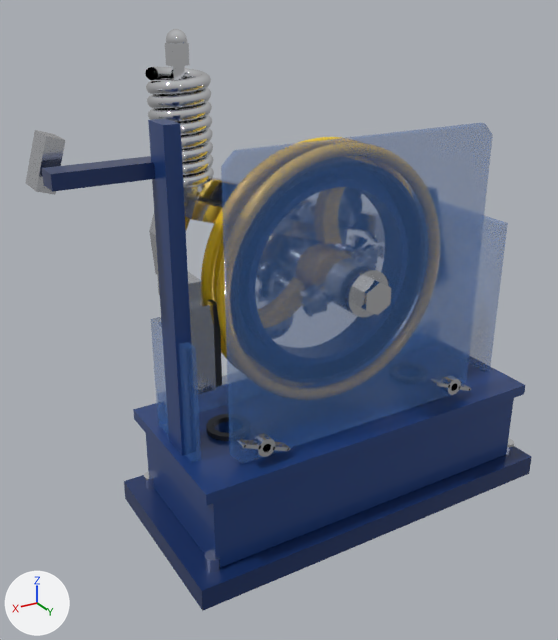
A saved change to the glTF model models/gltf/overspeed_governor.glb.
Camera for both pictures: a camera (50 mm lens) standing at (0.361, 0.52, 0.451) and looking at (0.045, -0.006, 0.188). Every picture has the same lights, and +X, +Y and +Z are marked at lower left. The picture after the commit comes second. Vertices at exactly the same position are counted once.

The older version as bpy lines, for what is in view:
```python
ob_baseframe = bpy.data.objects.new('BaseFrame', me_cube)
ob_baseframe.location = (0.0, 0.0, 0.0)
ob_catch = bpy.data.objects.new('Catch', me_catchplate)
ob_catch.location = (0.0, -0.053, 0.268)
ob_cover = bpy.data.objects.new('Cover', me_cube_010)
ob_cover.location = (0.0, 0.0, 0.0)
# also in view: 'Pulley' at (0.0, -0.014, 0.225); 'Spring' at (0.107, -0.054, 0.362)
```
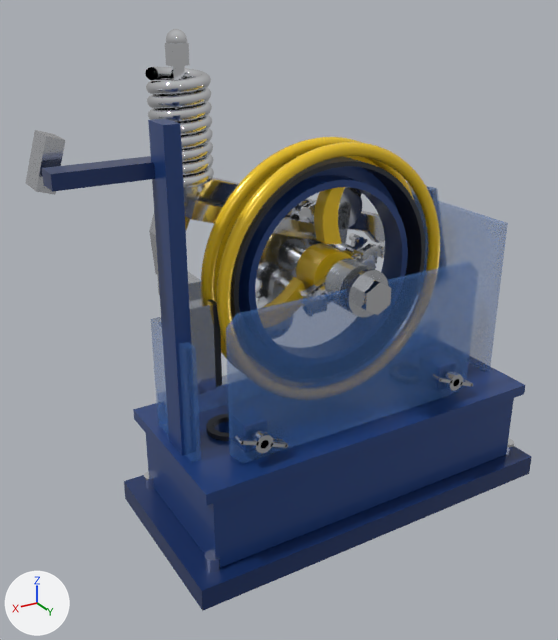
Where the change shows, as pixel boxes (x1, y1, x2, y2) in the pictures (558 x 640 px; the box of a moved part takes in the faces that stretch with it):
'Cover', reshaped (23% shorter): before (151, 122, 508, 464); after (151, 201, 508, 463)
part 1 of me_cube_010, moved or reshaped: before (441, 375, 461, 395); after (443, 371, 463, 391)
part 2 of me_cube_010, moved or reshaped: before (433, 379, 450, 388); after (434, 374, 453, 383)
part 3 of me_cube_010, moved or reshaped: before (430, 379, 439, 386); after (432, 374, 441, 381)
part 4 of me_cube_010, moved or reshaped: before (458, 384, 470, 391); after (460, 379, 472, 387)
part 5 of me_cube_010, moved or reshaped: before (263, 444, 271, 452); after (261, 440, 268, 447)
part 6 of me_cube_010, moved or reshaped: before (254, 434, 276, 457); after (252, 430, 273, 453)
part 7 of me_cube_010, moved or reshaped: before (240, 439, 261, 449); after (237, 435, 258, 446)
part 8 of me_cube_010, moved or reshaped: before (237, 439, 246, 448); after (235, 435, 243, 444)
part 9 of me_cube_010, moved or reshaped: before (273, 442, 289, 451); after (271, 438, 287, 448)
part 10 of me_cube_010, moved or reshaped: before (221, 122, 493, 462); after (226, 262, 477, 462)

Patch to the scene script:
```diff
--- a/models/gltf/overspeed_governor.glb.py
+++ b/models/gltf/overspeed_governor.glb.py
@@ me_cube_010 @@
 # used by ob_cover; location = (0.0, 0.0, 0.0)
-me_cube_010.from_pydata(...)  # 2500 vertices, 4912 faces; spans x -0.176..0.149, y -0.087..0.072, z 0.1..0.35
+me_cube_010.from_pydata(...)  # 2500 vertices, 4912 faces; spans x -0.176..0.149, y -0.087..0.072, z 0.1..0.252
+# me_cube_010 part 1: the loose piece of 40 vertices spanning x -0.107..-0.091, y 0.056..0.065, z 0.108..0.124 is moved by (-0.002, 0.0, 0.004)
+# me_cube_010 part 2: the loose piece of 8 vertices spanning x -0.094..-0.078, y 0.056..0.065, z 0.117..0.126 is moved by (-0.002, 0.0, 0.004)
+# me_cube_010 part 3: the loose piece of 20 vertices spanning x -0.08..-0.077, y 0.056..0.065, z 0.123..0.126 is moved by (-0.002, 0.0, 0.004)
+# me_cube_010 part 4: the loose piece of 8 vertices spanning x -0.12..-0.104, y 0.056..0.065, z 0.106..0.115 is moved by (-0.002, 0.0, 0.004)
+# me_cube_010 part 5: the loose piece of 28 vertices spanning x 0.095..0.103, y 0.051..0.065, z 0.112..0.12 is moved by (0.002, 0.0, 0.004)
+# me_cube_010 part 6: the loose piece of 40 vertices spanning x 0.091..0.107, y 0.056..0.065, z 0.108..0.124 is moved by (0.002, 0.0, 0.004)
+# me_cube_010 part 7: the loose piece of 8 vertices spanning x 0.104..0.12, y 0.056..0.065, z 0.117..0.126 is moved by (0.002, 0.0, 0.004)
+# me_cube_010 part 8: the loose piece of 20 vertices spanning x 0.118..0.121, y 0.056..0.065, z 0.123..0.126 is moved by (0.002, 0.0, 0.004)
+# me_cube_010 part 9: the loose piece of 8 vertices spanning x 0.078..0.094, y 0.056..0.065, z 0.106..0.115 is moved by (0.002, 0.0, 0.004)
+# me_cube_010 part 10: all 56 vertices in x -0.125..0.125, y 0.049..0.055, z 0.338..0.35 are moved by (0.0, 0.0, -0.12)
+# other edits to the shape of me_cube_010 do not show in these pictures
 me_cube_010.materials.append(mat_gov_glass)
```
